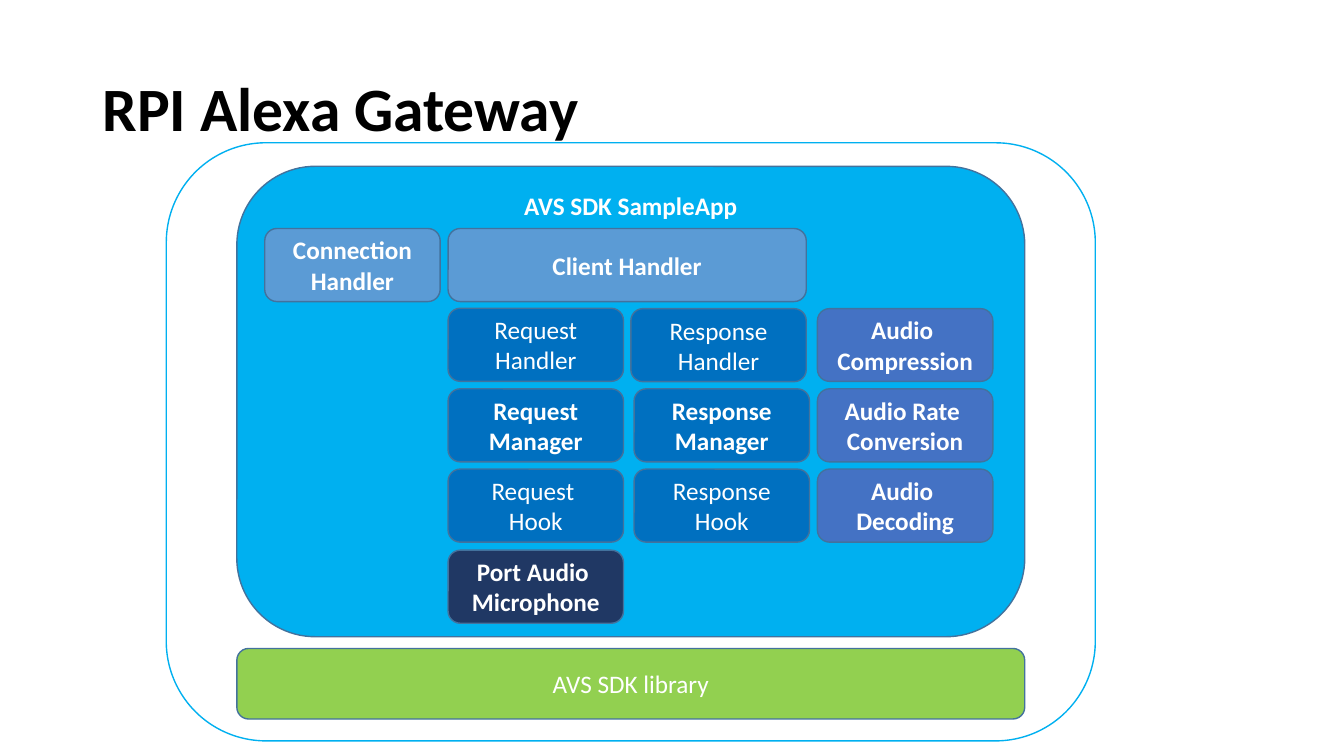
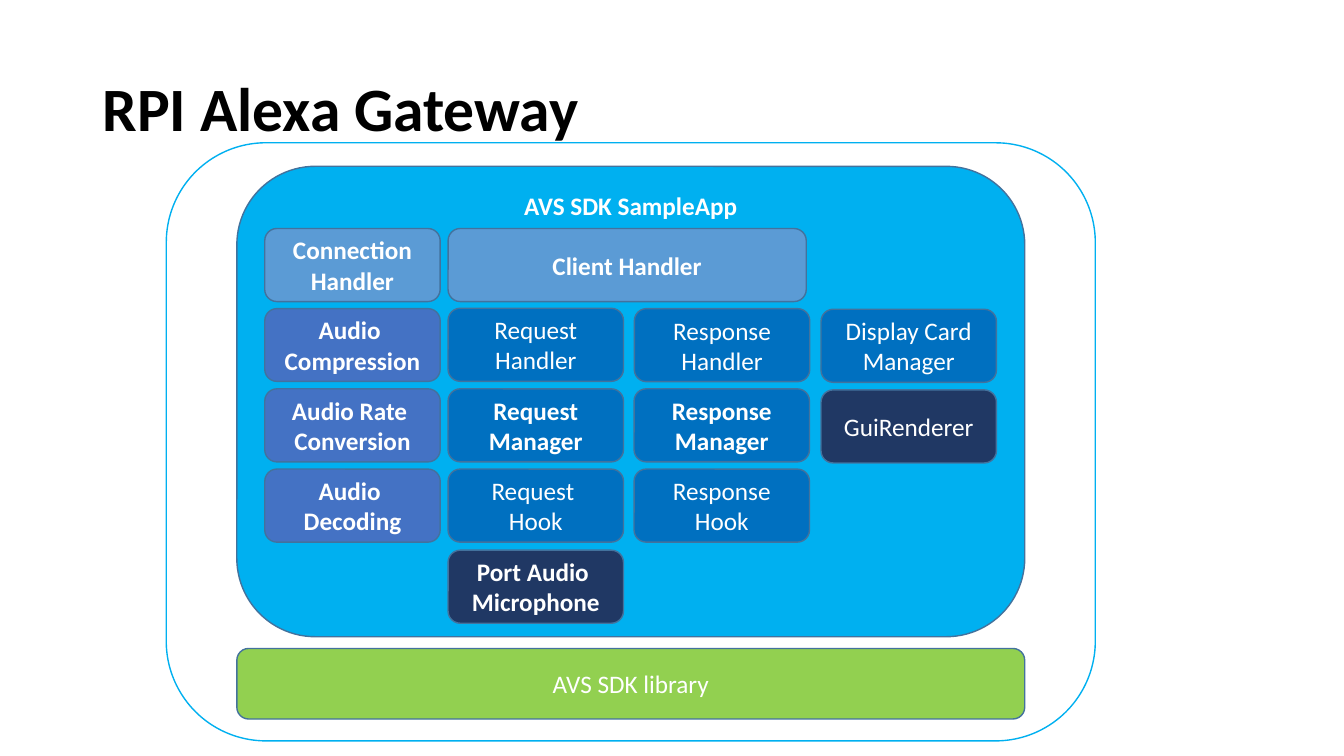
Before and after one commit to richmondu/FT900, a slide deck: slide 9 of Alexa/Amazon Alexa Client/docs/FT900_AlexaDemo_Presentation.pptx. Drawn at 1344x756 pixels with LibreOffice and Linux fonts; fonts in the diff are those of the drawing. Boxes give left, top, right and bottom in pixels: in the first picture for what was removed or moved away, otherwise in the second. Text is boxed around its words. In the diff, an @@ line names an element or a change of style, - is before the commit and + after.

```diff
--- a/Alexa/Amazon Alexa Client/docs/FT900_AlexaDemo_Presentation.pptx
+++ b/Alexa/Amazon Alexa Client/docs/FT900_AlexaDemo_Presentation.pptx
@@ rounded rectangle added at (822,310,997,382), fill #0070C0, outline #43739E 1 pt, 18 pt, text #FFFFFF @@
+Display Card
+Manager
@@ 3 rounded rectangles: place and size @@
-3 rounded rectangles at (818,309,993,541)
+3 rounded rectangles at (265,309,441,541)
@@ rounded rectangle added at (822,390,997,463), fill #203864, outline #43739E 1 pt, 18 pt, text #FFFFFF @@
+GuiRenderer
```
